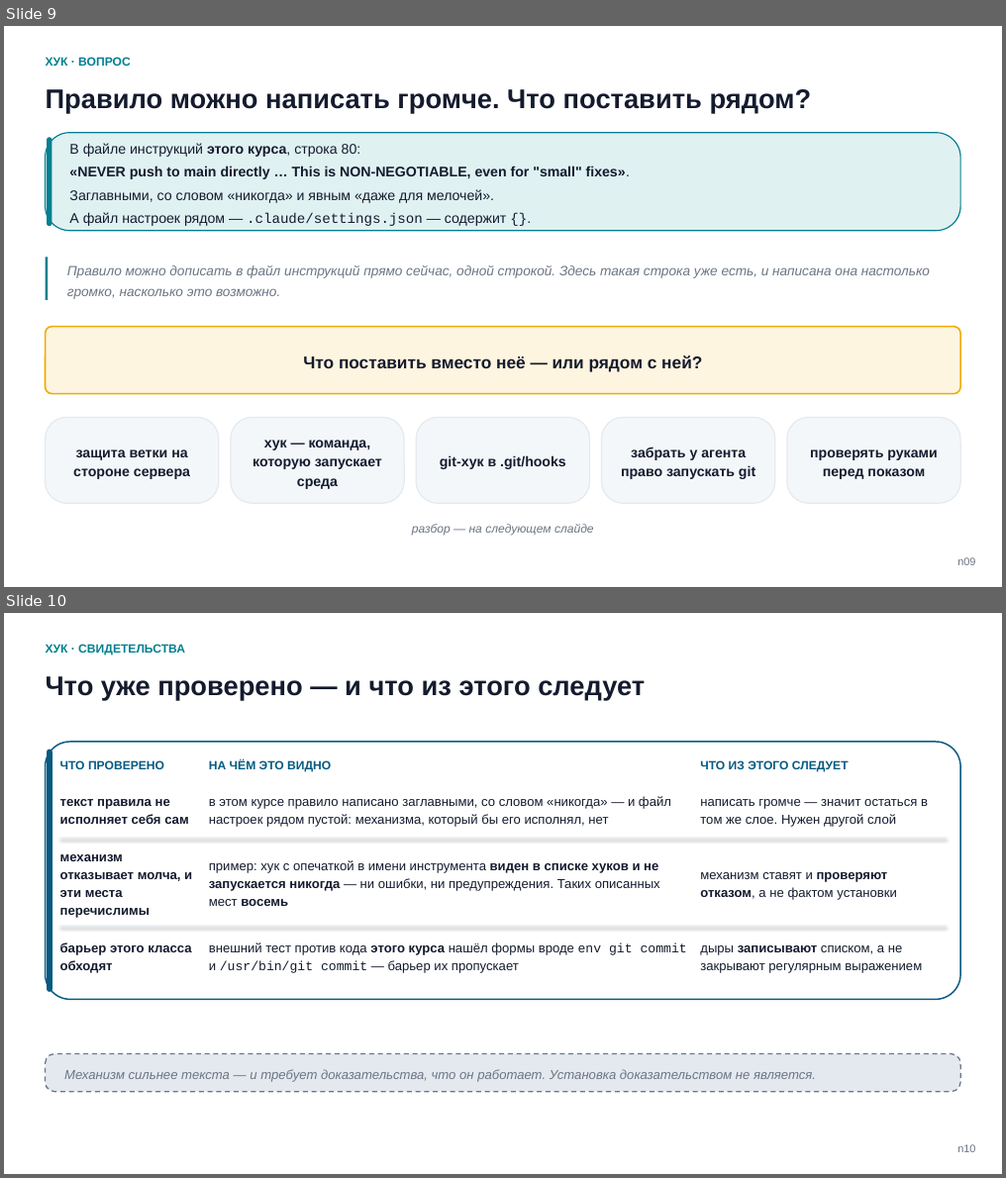
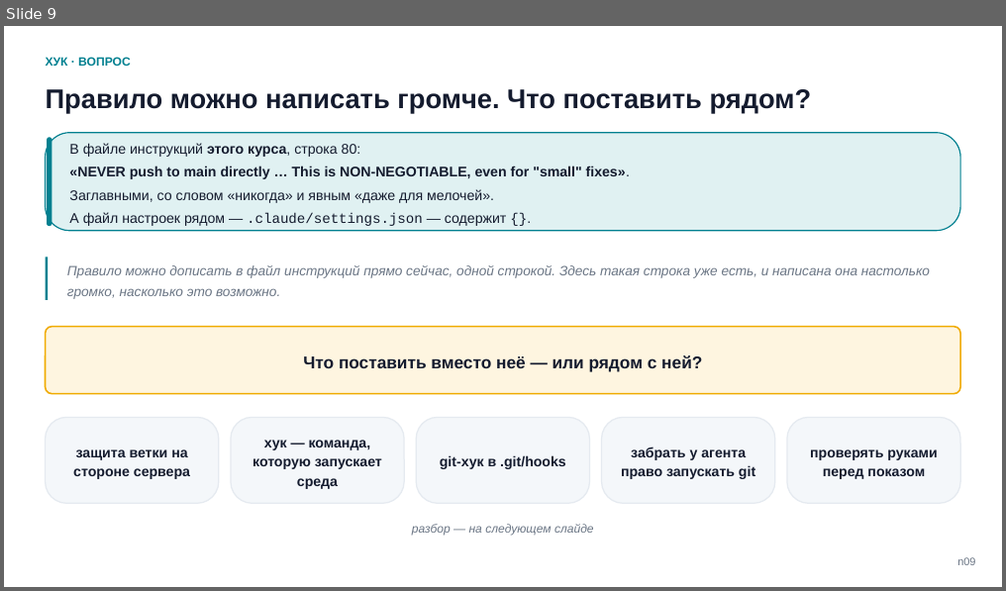
Before and after one commit to tellina-study/AI-usage-lessons, a slide deck: library/seminars/sem-05/rendered/sem-05.pptx. Shown one above the other, each under a label of ours: slides 9 and 10 before the commit, slide 9 after it. The pictures are 1006x1178 and 1006x591 pixels, drawn with LibreOffice and Linux fonts; fonts in the diff are those of the drawing. Boxes give left, top, right and bottom in pixels: in the first picture for what was removed or moved away, otherwise in the second. Text is boxed around its words. In the diff, an @@ line names an element or a change of style, - is before the commit and + after.

Commit message:
Кейс 1: сцена встала на запрет, разбор пошёл сразу за вопросом, тихий отказ разложен на шесть звеньев, готовый файл перестал быть белым по чёрному #211

```diff
--- a/library/seminars/sem-05/rendered/sem-05.pptx
+++ b/library/seminars/sem-05/rendered/sem-05.pptx
@@ slide 10 removed at box(4, 613, 1002, 1174), background #FFFFFF @@
@@ text removed at box(46, 644, 185, 655) @@
-ХУК · СВИДЕТЕЛЬСТВА
@@ text removed at box(46, 676, 645, 700) @@
-Что уже проверено — и что из этого следует
@@ rounded rectangle removed at box(46, 742, 960, 999) @@
@@ rounded rectangle removed at box(47, 750, 52, 992) @@
@@ text removed at box(60, 761, 164, 769) @@
-ЧТО ПРОВЕРЕНО
@@ text removed at box(209, 761, 331, 772) @@
-НА ЧЁМ ЭТО ВИДНО
@@ text removed at box(700, 761, 848, 772) @@
-ЧТО ИЗ ЭТОГО СЛЕДУЕТ
@@ text removed at box(60, 799, 188, 824) @@
-текст правила не исполняет себя сам
@@ text removed at box(209, 796, 671, 827) @@
-в этом курсе правило написано заглавными, со словом «никогда» — и файл настроек рядом пустой: механизма, который бы его исполнял, нет
@@ text removed at box(700, 799, 928, 827) @@
-написать громче — значит остаться в том же слое. Нужен другой слой
@@ line removed from (60, 839) to (945, 839) @@
@@ text removed at box(60, 855, 192, 918) @@
-механизм отказывает молча, и эти места перечислимы
@@ text removed at box(209, 861, 660, 906) @@
-пример: хук с опечаткой в имени инструмента виден в списке хуков и не запускается никогда — ни ошибки, ни предупреждения. Таких описанных мест восемь
@@ text removed at box(700, 872, 897, 900) @@
-механизм ставят и проверяют отказом, а не фактом установки
@@ line removed from (60, 926) to (945, 926) @@
@@ text removed at box(60, 943, 191, 973) @@
-барьер этого класса обходят
@@ text removed at box(209, 943, 687, 973) @@
-внешний тест против кода этого курса нашёл формы вроде env git commit и /usr/bin/git commit — барьер их пропускает
@@ text removed at box(700, 946, 922, 973) @@
-дыры записывают списком, а не закрывают регулярным выражением
@@ rounded rectangle removed at box(46, 1054, 960, 1091) @@
@@ text removed at box(64, 1069, 816, 1082) @@
-Механизм сильнее текста — и требует доказательства, что он работает. Установка доказательством не является.
@@ text removed at box(957, 1145, 975, 1153) @@
-n10
```
Also in this commit, not shown: 1 slide added, 1 other slide removed, 4 other files.
